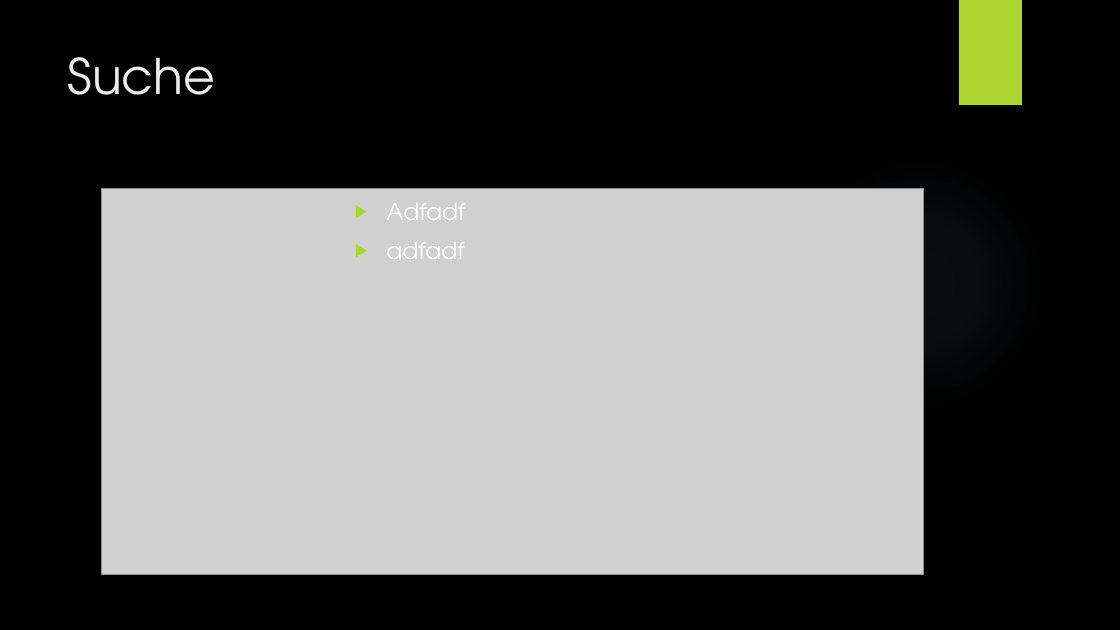
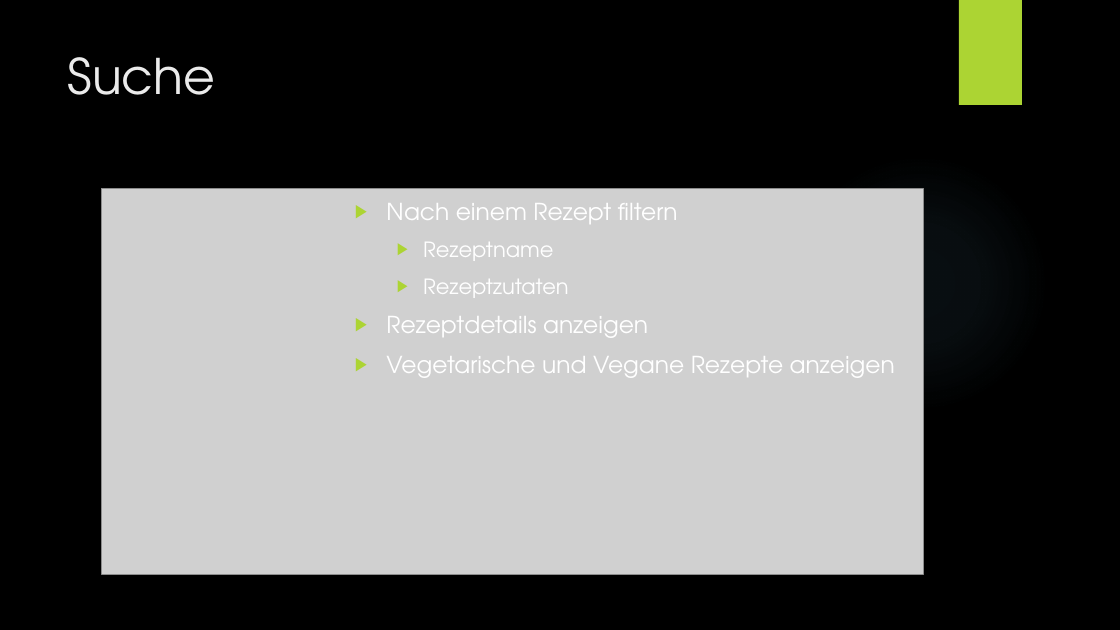
Before and after one commit to Wenja26/rezept, a slide deck: slide 7 of Rezptapp.pptx (slide 6 before the commit). Drawn at 1120x630 pixels with LibreOffice and Linux fonts; fonts in the diff are those of the drawing; grey boxes stand for pictures; background and template pictures are left out. Boxes give left, top, right and bottom in pixels: in the first picture for what was removed or moved away, otherwise in the second. Text is boxed around its words. In the diff, an @@ line names an element or a change of style, - is before the commit and + after.

```diff
--- a/Rezptapp.pptx
+++ b/Rezptapp.pptx
@@ text at (386, 203, 895, 378): text changed @@
-▶ Adfadf
-▶ adfadf
+▶ Nach einem Rezept filtern
+  ▶ Rezeptname
+  ▶ Rezeptzutaten
+▶ Rezeptdetails anzeigen
+▶ Vegetarische und Vegane Rezepte anzeigen
```
Also in this commit, not shown: 5 other slides changed, 3 slides added.
